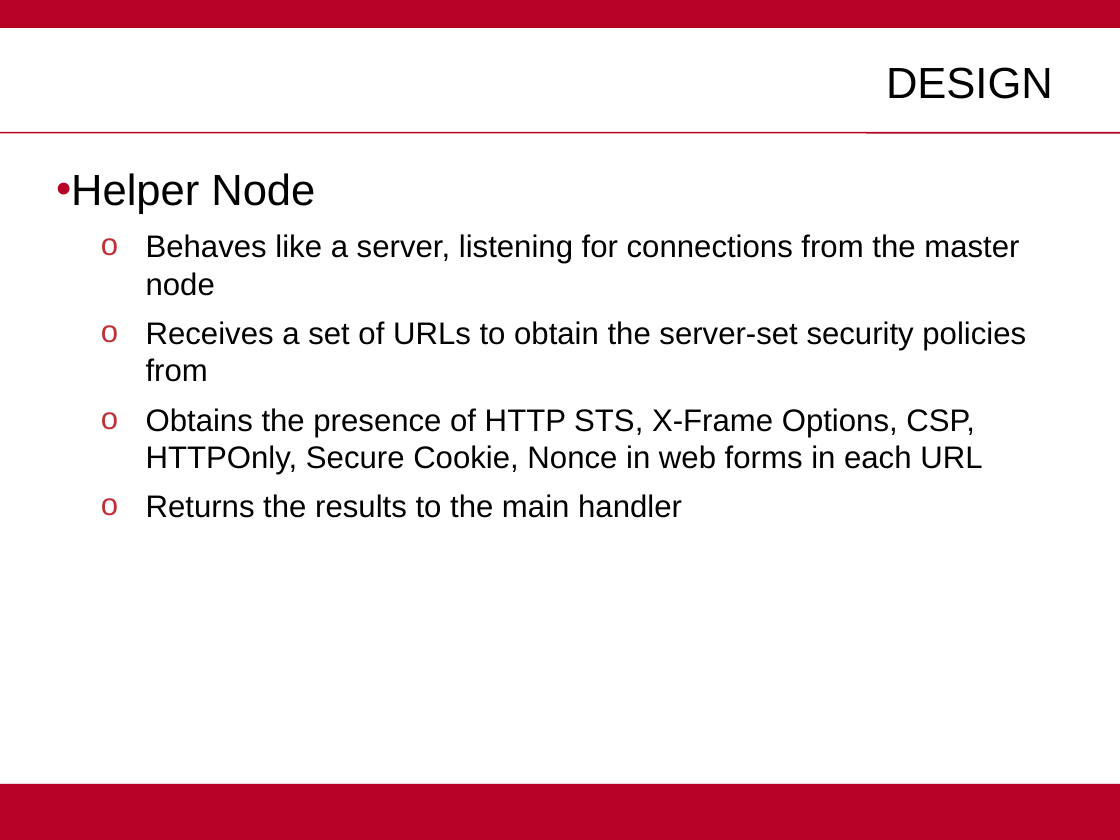
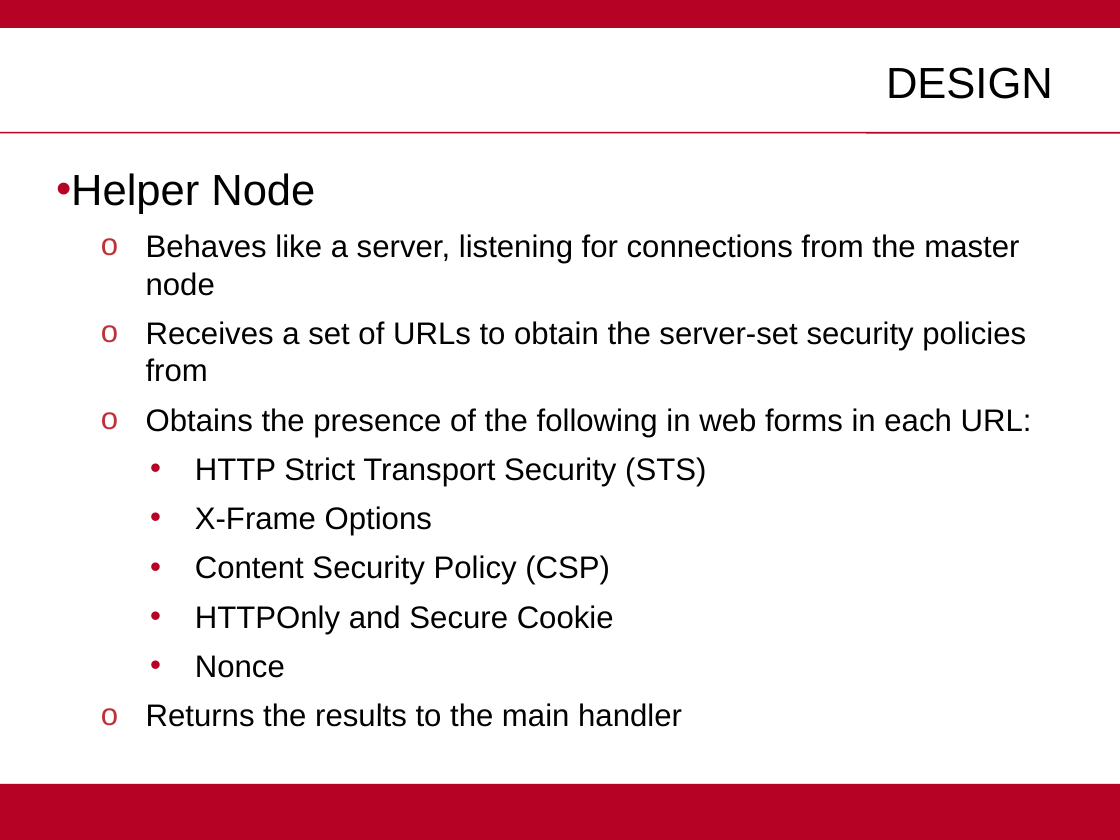
Before and after one commit to aashray/dist_crawl, a slide deck: slide 4 of dist_crawl_presentation.pptx. Drawn at 1120x840 pixels with LibreOffice and Linux fonts; fonts in the diff are those of the drawing; background and template pictures are left out. Boxes give left, top, right and bottom in pixels: in the first picture for what was removed or moved away, otherwise in the second. Text is boxed around its words. In the diff, an @@ line names an element or a change of style, - is before the commit and + after.

Commit message:
ppt

```diff
--- a/dist_crawl_presentation.pptx
+++ b/dist_crawl_presentation.pptx
@@ text at box(146, 408, 1032, 678): text changed @@
-  o Obtains the presence of HTTP STS, X-Frame Options, CSP, HTTPOnly, Secure Cookie, Nonce in web forms in each URL
+  o Obtains the presence of the following in web forms in each URL:
+      • HTTP Strict Transport Security (STS)
+      • X-Frame Options
+      • Content Security Policy (CSP)
+      • HTTPOnly and Secure Cookie
+      • Nonce
```
